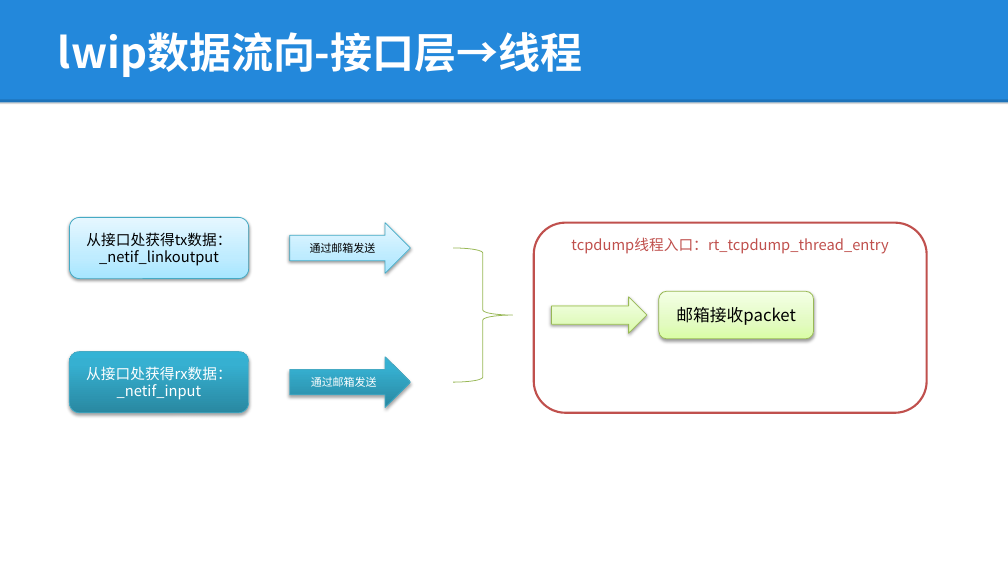
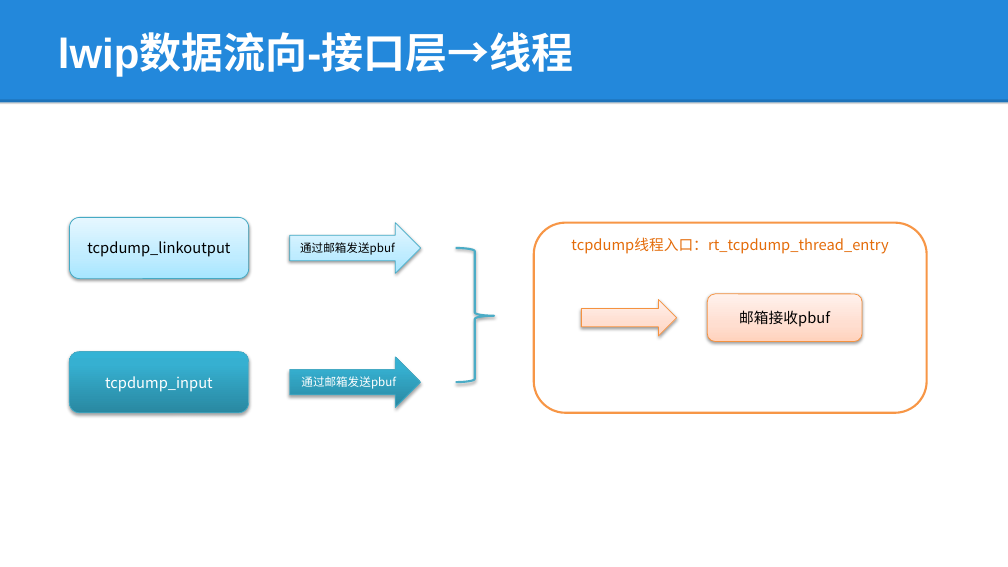
Before and after one commit to lepustse/tcpdump, a slide deck: slide 6 of tcpdump.pptx. Drawn at 1008x567 pixels with LibreOffice and Linux fonts; fonts in the diff are those of the drawing; background and template pictures are left out. Boxes give left, top, right and bottom in pixels: in the first picture for what was removed or moved away, otherwise in the second. Text is boxed around its words. In the diff, an @@ line names an element or a change of style, - is before the commit and + after.

```diff
--- a/tcpdump.pptx
+++ b/tcpdump.pptx
@@ title "lwip数据流向-接口层→线程" at box(58, 34, 573, 76): font Noto Sans CJK SC to Arial @@
@@ right arrow "通过邮箱发送pbuf": place and size @@
-right arrow "通过邮箱发送pbuf" at box(290, 223, 411, 274)
+right arrow "通过邮箱发送pbuf" at box(290, 223, 420, 274)
@@ rounded rectangle "tcpdump线程入口：rt_tcpdump_thread_entry" at box(534, 223, 927, 414): text colour #C0504D to #E46C0A; outline #C0504D 2 pt to #F79646 2 pt @@
@@ text in rounded rectangle at box(87, 241, 230, 257): text changed @@
-从接口处获得tx数据：_netif_linkoutput
+tcpdump_linkoutput
@@ text in right arrow at box(300, 242, 395, 255): text changed; size 10.5 to 11 pt @@
-通过邮箱发送
+通过邮箱发送pbuf
@@ right brace: place and size @@
-right brace at box(453, 248, 513, 382)
+right brace at box(456, 248, 495, 382)
@@ right brace at box(456, 248, 495, 382): outline #98B955 0.75 pt to #4BACC6 2 pt; shadow on; proportions changed @@
@@ right arrow at box(582, 299, 677, 336): fill gradient #DAFDA7 to #E4FCC2 to #F5FFE7 to gradient #FFD2BD to #FFDED0 to #FFF2ED; outline #98B955 0.75 pt to #F69240 0.75 pt @@
@@ right arrow: place and size @@
-right arrow at box(552, 297, 647, 333)
+right arrow at box(582, 299, 677, 336)
@@ rounded rectangle "邮箱接收pbuf": place and size @@
-rounded rectangle "邮箱接收pbuf" at box(659, 291, 814, 339)
+rounded rectangle "邮箱接收pbuf" at box(708, 294, 863, 342)
@@ rounded rectangle "邮箱接收pbuf" at box(708, 294, 863, 342): fill gradient #DAFDA7 to #E4FCC2 to #F5FFE7 to gradient #FFD2BD to #FFDED0 to #FFF2ED; outline #98B955 0.75 pt to #F69240 0.75 pt @@
@@ text in rounded rectangle at box(739, 310, 830, 327): text changed; size 16 to 14 pt @@
-邮箱接收packet
+邮箱接收pbuf
@@ right arrow "通过邮箱发送pbuf": place and size @@
-right arrow "通过邮箱发送pbuf" at box(290, 357, 411, 408)
+right arrow "通过邮箱发送pbuf" at box(290, 357, 420, 408)
@@ text in rounded rectangle at box(105, 376, 213, 392): text changed @@
-从接口处获得rx数据：_netif_input
+tcpdump_input
@@ text in right arrow at box(301, 376, 396, 389): text changed; size 10.5 to 11 pt @@
-通过邮箱发送
+通过邮箱发送pbuf
```
Also in this commit, not shown: 4 other slides changed, 3 slides added, 2 slides removed, 3 other files.
